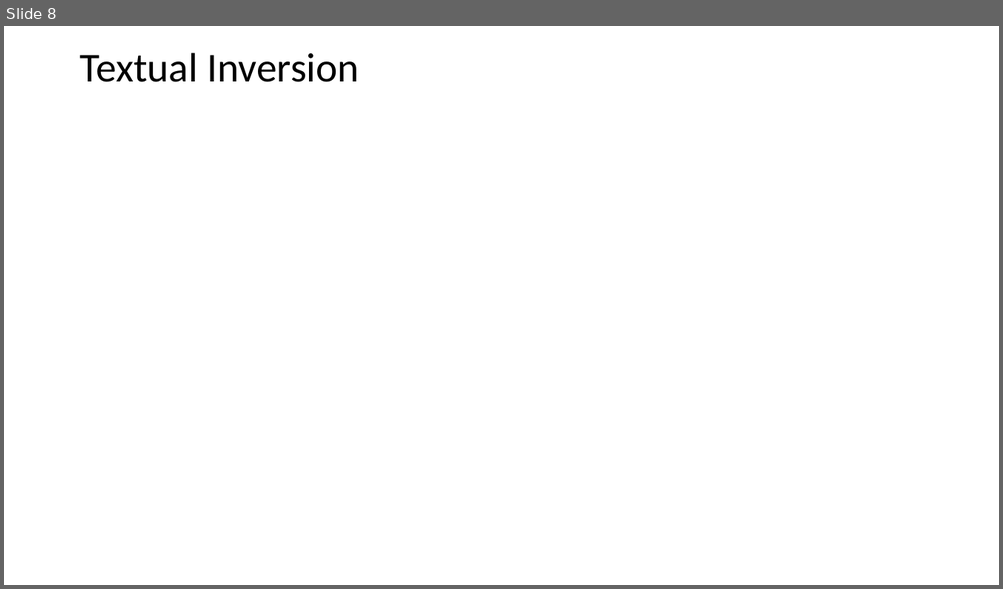
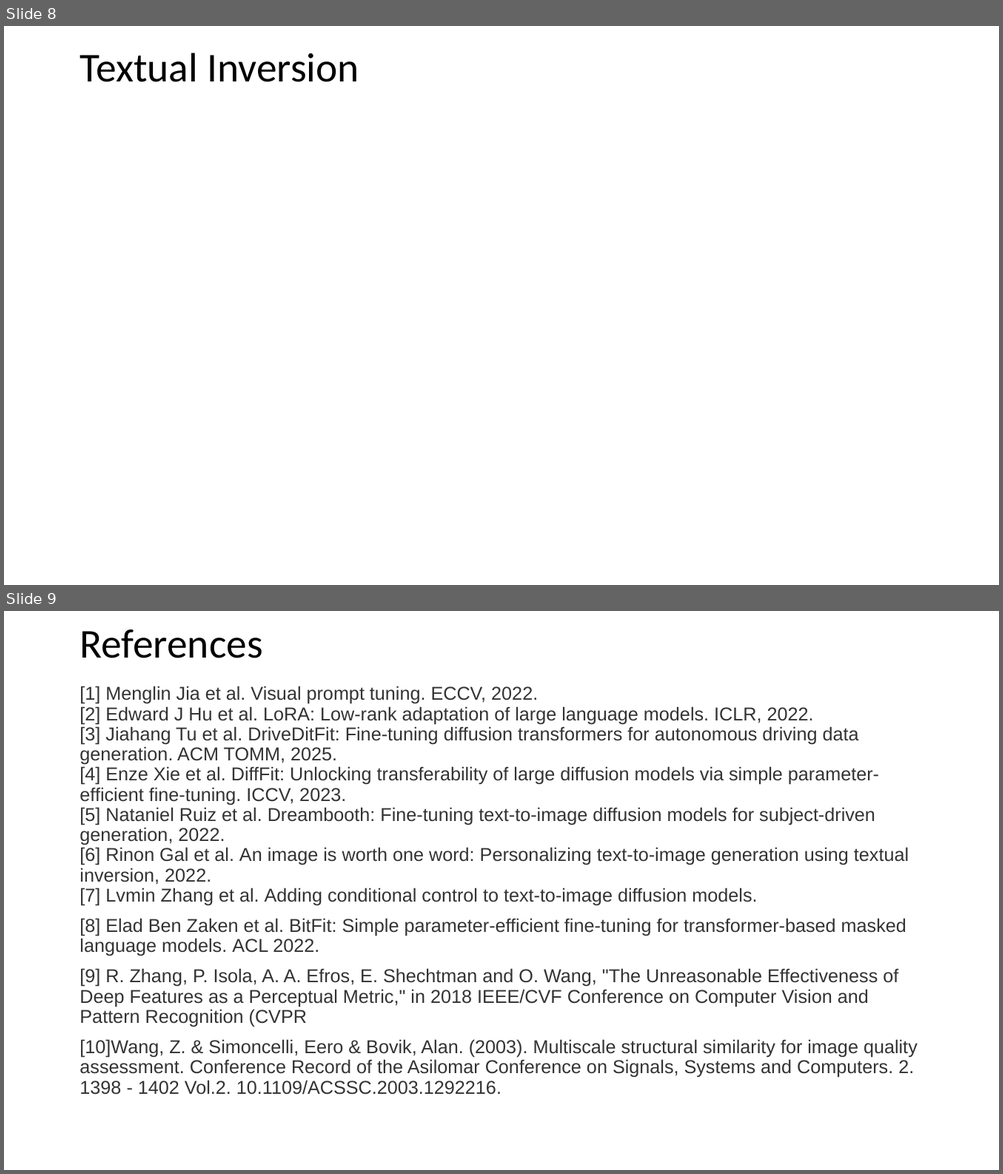
Before and after one commit to avadhutsardeshmukh/dit-finetune, a slide deck: AI_Challenge.pptx. Shown one above the other, each under a label of ours: slide 8 before the commit, slides 8 and 9 after it. The pictures are 1003x589 and 1003x1174 pixels, drawn with LibreOffice and Linux fonts; fonts in the diff are those of the drawing. Boxes give left, top, right and bottom in pixels: in the first picture for what was removed or moved away, otherwise in the second. Text is boxed around its words. In the diff, an @@ line names an element or a change of style, - is before the commit and + after.

```diff
--- a/AI_Challenge.pptx
+++ b/AI_Challenge.pptx
@@ slide 9 added at (x1=4, y1=611, x2=999, y2=1170), background #FFFFFF @@
@@ title added at (x1=79, y1=629, x2=262, y2=658), 39.6 pt, text #000000 @@
+References
@@ text added at (x1=79, y1=686, x2=917, y2=1095), 18 pt, text #333333 @@
+[1] Menglin Jia et al. Visual prompt tuning. ECCV, 2022.
+[2] Edward J Hu et al. LoRA: Low-rank adaptation of large language models. ICLR, 2022.
+[3] Jiahang Tu et al. DriveDitFit: Fine-tuning diffusion transformers for autonomous driving data generation. ACM TOMM, 2025.
+[4] Enze Xie et al. DiffFit: Unlocking transferability of large diffusion models via simple parameter-efficient fine-tuning. ICCV, 2023.
+[5] Nataniel Ruiz et al. Dreambooth: Fine-tuning text-to-image diffusion models for subject-driven generation, 2022.
+[6] Rinon Gal et al. An image is worth one word: Personalizing text-to-image generation using textual inversion, 2022.
+[7] Lvmin Zhang et al. Adding conditional control to text-to-image diffusion models.
+[8] Elad Ben Zaken et al. BitFit: Simple parameter-efficient fine-tuning for transformer-based masked language models. ACL 2022.
+[9] R. Zhang, P. Isola, A. A. Efros, E. Shechtman and O. Wang, "The Unreasonable Effectiveness of Deep Features as a Perceptual Metric," in 2018 IEEE/CVF Conference on Computer Vision and Pattern Recognition (CVPR
+[10]Wang, Z. & Simoncelli, Eero & Bovik, Alan. (2003). Multiscale structural similarity for image quality assessment. Conference Record of the Asilomar Conference on Signals, Systems and Computers. 2. 1398 - 1402 Vol.2. 10.1109/ACSSC.2003.1292216.
```
Also in this commit, not shown: 4 slides changed.
